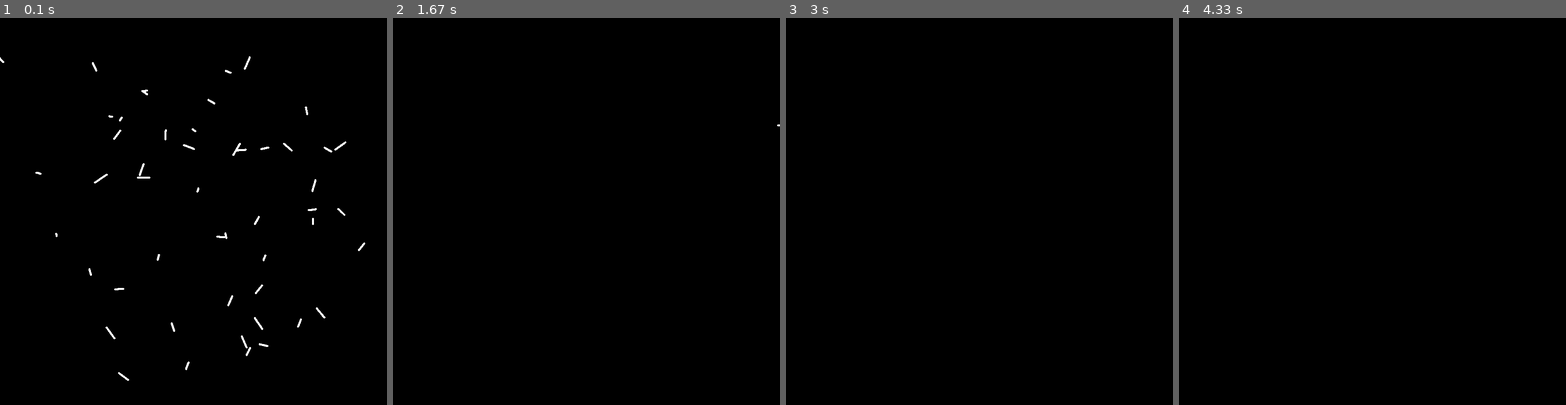
Above: before the commit, frames 1-4 (left to right).
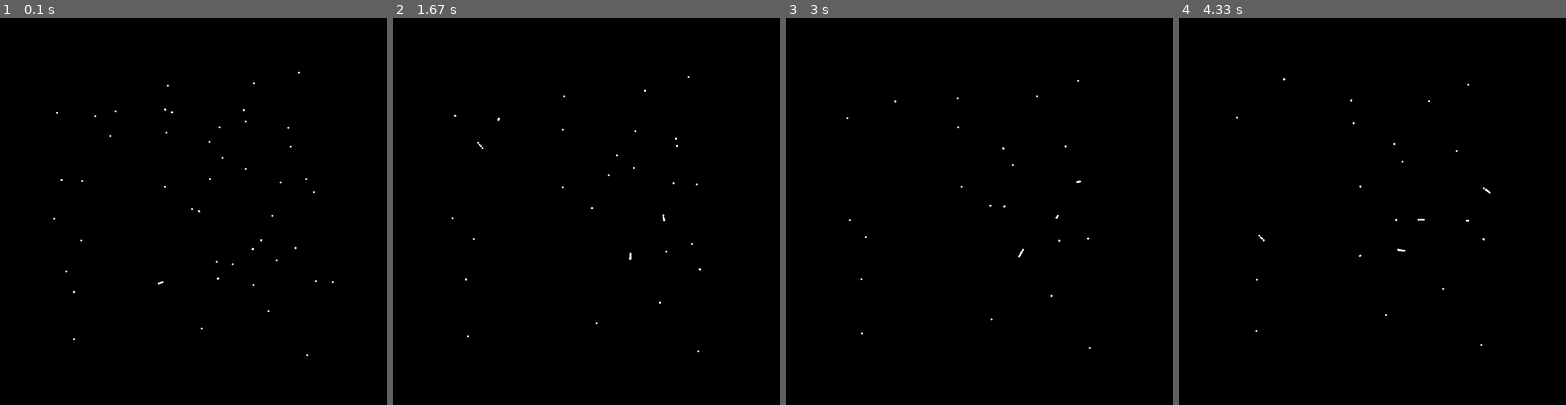
Above: after the commit, the same moments.

Repository: mirlan0705/n-body-star-cluster
Game: pygame game, started from main.py
Same seed, same stepped clock (60 frames per second), same inputs: the game is played once before the commit and once after it.
Inputs:
- Up to frame 1 (0.1 s): no input
- Up to frame 2 (1.67 s): no input
- Up to frame 3 (3 s): no input
- Up to frame 4 (4.33 s): no input

The runs differ from the first frame. In frame 1, 0.8% of the frame differs, in the area x 0-95%, y 9-94%; in frame 2, less than 0.1%; in frame 3, less than 0.1%; in frame 4, less than 0.1%.

Commit message:
calculated gravity

Diff:
--- a/main.py
+++ b/main.py
@@ -41,8 +41,11 @@
             nx = dx/distance
             ny = dy/distance
 
-            star[0] += star[2]
-            star[1] += star[3]
+            ax = 100 * other[4]/distance**2 * nx
+            ay = 100 * other[4]/distance**2 * ny
+
+            star[0] += ax
+            star[1] += ay
             pygame.draw.circle(screen, (255,255,255), (int(star[0]), int(star[1])), 2)
 
     pygame.display.flip()
